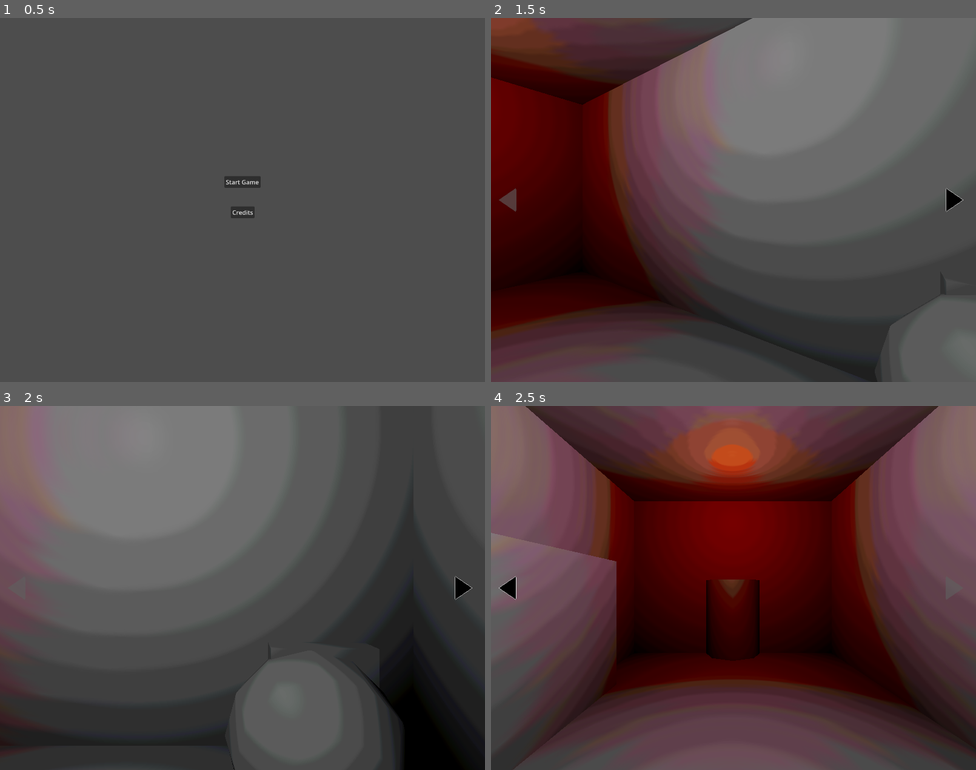
Above: before the commit, frames 1-4 (two rows, left to right).
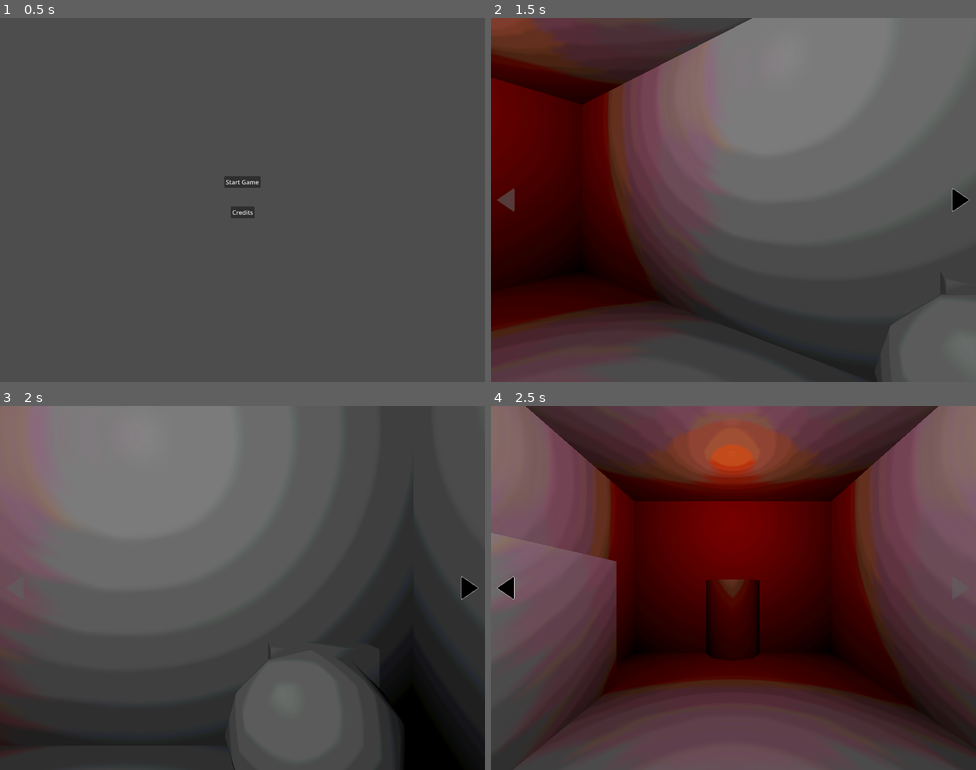
Above: after the commit, the same moments.

Repository: thecaptaincarrot/GMTK2026
Game: Godot game, scene res://main.tscn
The game is run twice, just before and just after one commit, with the same random seed, the same clock (stepped at 60 frames per second) and the same inputs.
Inputs (mouse positions are in pixels of both pictures, inside the frame that each line leads up to; where the layout moved, square brackets give the same spot in the first picture):
- Up to frame 1 (0.5 s): no input
- Up to frame 2 (1.5 s): click "Start Game" at 0.5 s; click (956, 200) [951, 200] at 1.25 s
- Up to frame 3 (2 s): no input
- Up to frame 4 (2.5 s): click (510, 588) at 2 s

Frame 1 is identical in both runs. In frame 2, 0.2% of the frame differs, in the area x 1-99%, y 46-54%; in frame 3, 0.2%; in frame 4, less than 0.1%.

Commit message:
messy changes

Diff:
--- a/scenes/game_world/GameWorld.tscn
+++ b/scenes/game_world/GameWorld.tscn
@@ -44,32 +44,64 @@
 
 [node name="RightArrow" type="TextureButton" parent="HUD/RotationControls" unique_id=839981035]
 layout_mode = 1
-anchors_preset = 6
+anchors_preset = 11
 anchor_left = 1.0
-anchor_top = 0.5
 anchor_right = 1.0
-anchor_bottom = 0.5
-offset_left = -96.0
-offset_top = -32.0
-offset_right = -32.0
-offset_bottom = 32.0
+anchor_bottom = 1.0
+offset_left = -77.0
+offset_right = -17.0
 grow_horizontal = 0
 grow_vertical = 2
 texture_normal = ExtResource("3_e12oq")
 texture_hover = ExtResource("4_27b26")
+ignore_texture_size = true
+stretch_mode = 3
 
 [node name="LeftArrow" type="TextureButton" parent="HUD/RotationControls" unique_id=463513099]
 layout_mode = 1
-anchors_preset = 4
-anchor_top = 0.5
-anchor_bottom = 0.5
-offset_left = 19.0
-offset_top = -32.0
-offset_right = 83.0
-offset_bottom = 32.0
+anchors_preset = 9
+anchor_bottom = 1.0
+offset_left = 16.0
+offset_right = 76.0
 grow_vertical = 2
 texture_normal = ExtResource("5_lp5si")
 texture_hover = ExtResource("6_atykj")
+ignore_texture_size = true
+stretch_mode = 3
+
+[node name="ZoomControl" type="Control" parent="HUD" unique_id=1335519856]
+visible = false
+layout_mode = 3
+anchors_preset = 15
+anchor_right = 1.0
+anchor_bottom = 1.0
+grow_horizontal = 2
+grow_vertical = 2
+mouse_filter = 2
+
+[node name="ZoomBackL" type="TextureButton" parent="HUD/ZoomControl" unique_id=625919991]
+layout_mode = 1
+anchors_preset = 9
+anchor_bottom = 1.0
+offset_right = 80.0
+grow_vertical = 2
+
+[node name="ZoomBackR" type="TextureButton" parent="HUD/ZoomControl" unique_id=401110976]
+layout_mode = 1
+anchors_preset = 11
+anchor_left = 1.0
+anchor_right = 1.0
+anchor_bottom = 1.0
+offset_left = -79.0
+offset_right = 1.0
+grow_horizontal = 0
+grow_vertical = 2
 
 [connection signal="pressed" from="HUD/RotationControls/RightArrow" to="." method="_on_right_arrow_pressed"]
 [connection signal="pressed" from="HUD/RotationControls/LeftArrow" to="." method="_on_left_arrow_pressed"]
+[connection signal="mouse_entered" from="HUD/ZoomControl/ZoomBackL" to="." method="_on_back_mouse_entered"]
+[connection signal="mouse_exited" from="HUD/ZoomControl/ZoomBackL" to="." method="_back_mouse_exited"]
+[connection signal="pressed" from="HUD/ZoomControl/ZoomBackL" to="." method="_on_zoom_back_pressed"]
+[connection signal="mouse_entered" from="HUD/ZoomControl/ZoomBackR" to="." method="_on_back_mouse_entered"]
+[connection signal="mouse_exited" from="HUD/ZoomControl/ZoomBackR" to="." method="_on_back_mouse_exited"]
+[connection signal="pressed" from="HUD/ZoomControl/ZoomBackR" to="." method="_on_zoom_back_pressed"]
--- a/scenes/game_world/game_world.gd
+++ b/scenes/game_world/game_world.gd
@@ -4,6 +4,8 @@
 var _test_room_path ="res://scenes/game_world/rooms/TestRoom.tscn"
 
 @export var screen_rotation_controller := NodePath("HUD/RotationControls")
+
+@export var zoom_controller := NodePath("HUD/ZoomControl")
 
 var _active_room:GameRoom
 
@@ -20,6 +22,8 @@
 	Globals.set_player(_player)
 	Globals.rotation_control_update.connect(_rotation_update)
 
+	Globals.zoom_change.connect(_zoom_change)
+
 func load_room(path):
 	if(_active_room != null):
 		_active_room.queue_free()
@@ -33,7 +37,6 @@
 	else:
 		_player.rotate(Vector3(0, 1, 0), deg_to_rad(-90))
 
-
 func _on_left_arrow_pressed() -> void:
 	if(Globals.should_tween):
 		_player.rotate_screen(90)
@@ -45,3 +48,29 @@
 		get_node(screen_rotation_controller).visible = true
 	else:
 		get_node(screen_rotation_controller).visible = false
+
+
+func _zoom_change():
+	if(Globals.is_zoomed_in()):
+		get_node(zoom_controller).visible = true
+	else:
+		get_node(zoom_controller).visible = false
+
+
+func _on_zoom_back_pressed() -> void:
+	pass
+
+
+func back_mouse_entered() -> void:
+	Input.set_custom_mouse_cursor(Globals.cursor_backwards_arrow)
+
+
+func _back_mouse_exited() -> void:
+	Input.set_custom_mouse_cursor(Globals.cursor_default_arrow)
+
+
+func _on_back_mouse_entered() -> void:
+	Input.set_custom_mouse_cursor(Globals.cursor_backwards_arrow)
+
+func _on_back_mouse_exited() -> void:
+	Input.set_custom_mouse_cursor(Globals.cursor_default_arrow)
--- a/scenes/game_world/zoom_in_area.gd
+++ b/scenes/game_world/zoom_in_area.gd
@@ -3,8 +3,6 @@
 class_name ZoomIn
 
 @export var collision_area: CollisionShape3D
-
-var _zoom_active:bool = false
 
 var _stored_last_yaw = 0.0
 
@@ -18,7 +16,7 @@
 	collision_area.disabled = false
 
 func _process(delta: float) -> void:
-	if(_zoom_active && Input.is_action_just_pressed("mouse_interact")):
+	if(Globals.is_zoomed_in() && Input.is_action_just_pressed("mouse_interact")):
 		if(_frame_delayed):
 			var last_pos = Globals.get_last_position()
 			var player = Globals.get_player()
@@ -28,7 +26,7 @@
 				player.set_global_rotation(Vector3(last_pos.global_rotation.x, _stored_last_yaw, last_pos.global_rotation.z))
 				player.set_global_position(last_pos.get_position())
 			Globals.enable_screen_rotation()
-			_zoom_active = false
+			Globals.set_is_zoomed_in(false)
 			_frame_delayed = false
 			_stored_last_yaw = 0.0
 
@@ -37,7 +35,7 @@
 
 
 func handle_interaction() -> void:
-	if(!_zoom_active):
+	if(!Globals.is_zoomed_in()):
 		if(Globals.get_last_position() != null):
 			if(!Globals.get_last_position().valid_neighbors.has(self)):
 				return
@@ -52,4 +50,4 @@
 			player.set_global_rotation(self.global_rotation)
 			player.set_global_position(self.get_position())
 
-		_zoom_active = true
+		Globals.set_is_zoomed_in(true)
--- a/src/globals.gd
+++ b/src/globals.gd
@@ -1,9 +1,11 @@
 extends Node
 
 @onready var cursor_default_arrow = preload("res://assets/cursor_normal.png")
-@onready var cursor_up_arrow = preload("res://assets/cursor_up.png")
+@onready var cursor_up_arrow = preload("res://assets/cursor_interact.png")
+@onready var cursor_backwards_arrow = preload("res://assets/cursor_back.png")
 
 signal rotation_control_update
+signal zoom_change
 
 
 var message_bus: MessageBus = MessageBus.create()
@@ -16,6 +18,8 @@
 
 var _last_position_node:PlayerPositionOption
 
+var _zoomed_in:bool = false
+
 
 func _ready():
 	Input.set_custom_mouse_cursor(Globals.cursor_default_arrow)
@@ -25,6 +29,13 @@
 
 func get_player() -> PlayerController:
 	return _player
+
+func set_is_zoomed_in(value:bool):
+	_zoomed_in = false
+	emit_signal("zoom_changed")
+
+func is_zoomed_in():
+	return _zoomed_in
 
 
 func set_last_position(node:PlayerPositionOption):
Binary file added: assets/cursor_back.png
Not shown, added: assets/cursor_back.png.import
Binary file added: assets/cursor_interact.png
Not shown, added: assets/cursor_interact.png.import
Binary file changed: assets/cursor_normal.png
